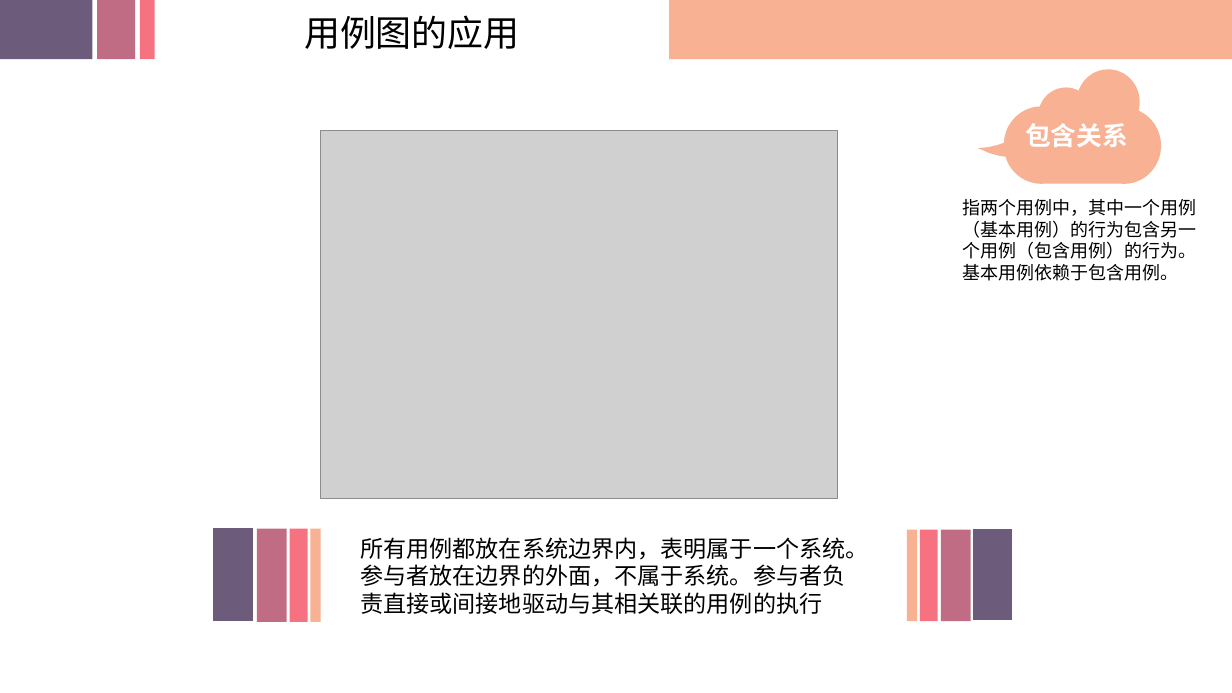
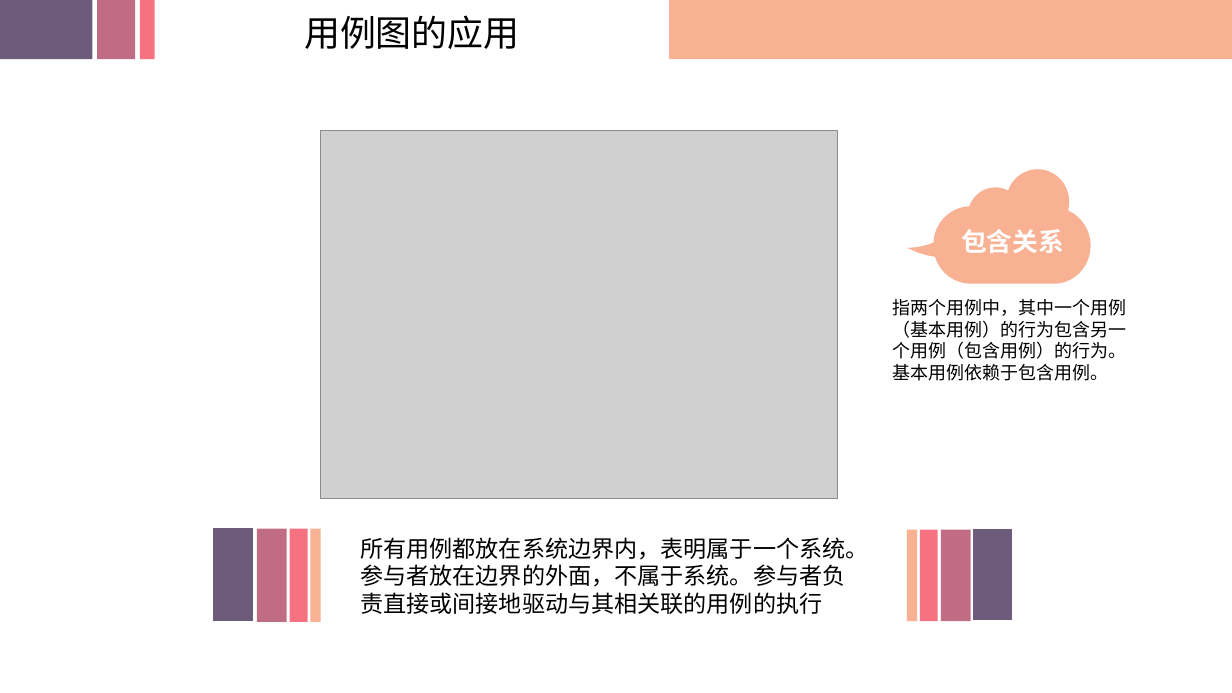
Before and after one commit to SRA2021-G04/project, a slide deck: slide 6 of 非受控文件/翻转课堂/SRA2021-G04-翻转课堂06.pptx. Drawn at 1232x693 pixels with LibreOffice and Linux fonts; fonts in the diff are those of the drawing; grey boxes stand for pictures; background and template pictures are left out. Boxes give left, top, right and bottom in pixels: in the first picture for what was removed or moved away, otherwise in the second. Text is boxed around its words. In the diff, an @@ line names an element or a change of style, - is before the commit and + after.

```diff
--- a/非受控文件/翻转课堂/SRA2021-G04-翻转课堂06.pptx
+++ b/非受控文件/翻转课堂/SRA2021-G04-翻转课堂06.pptx
@@ freeform shape moved from (x1=977, y1=70, x2=1161, y2=184) to (x1=907, y1=170, x2=1091, y2=284) @@
@@ text "包含关系" moved from (x1=1025, y1=123, x2=1128, y2=147) to (x1=961, y1=229, x2=1064, y2=253) @@
@@ text "包含关系" at (x1=961, y1=229, x2=1064, y2=253): alignment left to centre @@
@@ text "指两个用例中，其中一个用例（基本用例）的行为包含另一个用例（包含用例）的行为。基本用例依赖于包含用例。" moved from (x1=963, y1=199, x2=1197, y2=281) to (x1=892, y1=299, x2=1126, y2=381) @@
```
Also in this commit, not shown: 21 other slides changed, 1 other file.
